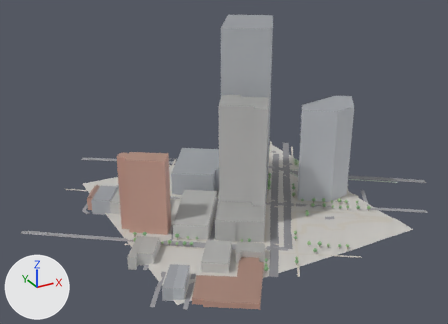
Before and after pictures for a commit that changed the glTF model game/world/tile_-6_2.glb.
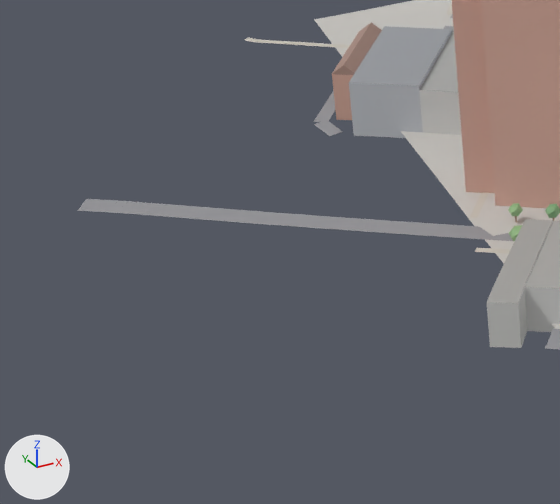
The first picture shows the older version from a 50 mm camera at (-1702.0, -1148.0, 330.0) aimed at (-1418.0, -631.0, 71.0). The close-ups show the older and then the newer version on the part from 0% to 33% of the width and 55% to 96% of the height of that picture. Only the edits that show in the close-ups are written down. Lighting does not change. The marker at lower left points along +X, +Y and +Z. Where no turn or scale is listed for an object, it has been applied to the vertices.

The first close-up shows 'buildings', 'roads', 'terrain' and 1 more.
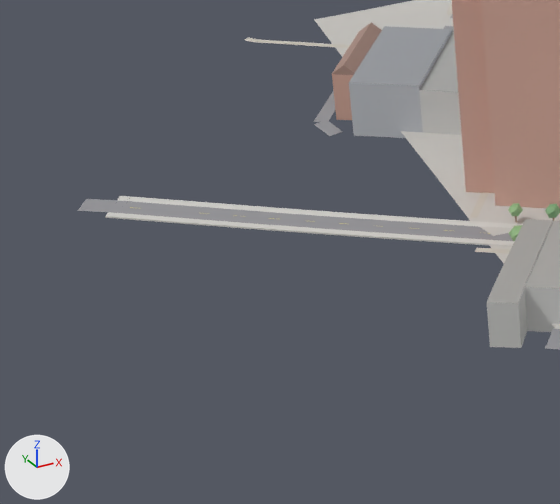
Changed parts and their boxes [x1, y1, x2, y2] in the close-ups (560 x 504 px):
'sidewalks', added
    after: [105, 196, 523, 246]

Edits to the bpy script that builds the scene:
```text
Add me_sidewalks:
    me_sidewalks.from_pydata(...)  # 1192 vertices, 1032 faces; spans x -1617.0..-1184.0, y -767.0..-440.0, z 19.0..25.0
    me_sidewalks.materials.append(mat_defaultmaterial_003)
Add ob_sidewalks:
    ob_sidewalks = bpy.data.objects.new('sidewalks', me_sidewalks)
    ob_sidewalks.location = (0.0, 0.0, 0.0)
```
